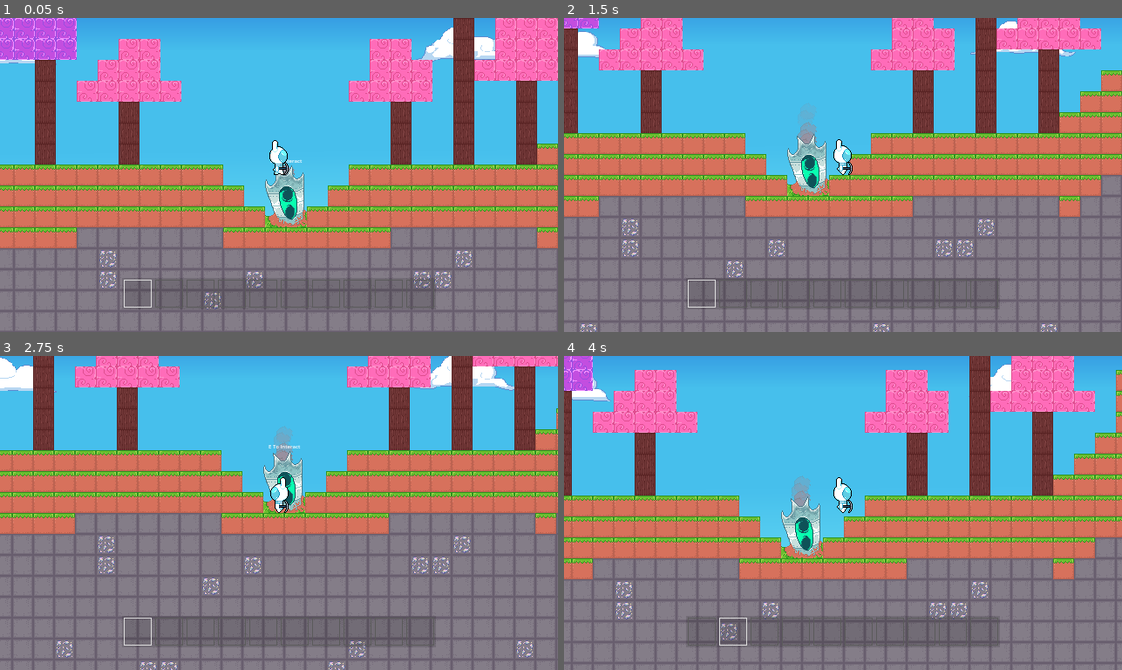
Above: before the commit, frames 1-4 (two rows, left to right).
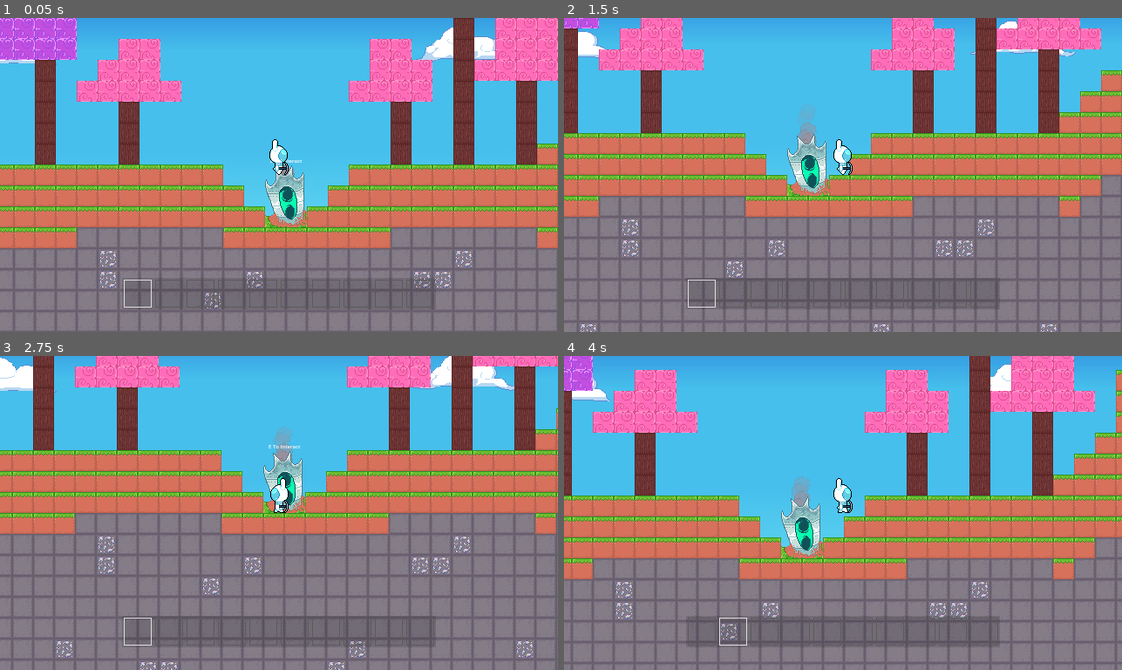
Above: after the commit, the same moments.

Repository: GriffinRio/Game-likeJam10
Game: Godot game, scene res://main.tscn
Same seed, same stepped clock (60 frames per second), same inputs: the game is played once before the commit and once after it.
Inputs (mouse positions are in pixels of both pictures, inside the frame that each line leads up to):
- Up to frame 1 (0.05 s): no input
- Up to frame 2 (1.5 s): move the mouse to (965, 159) at 0.52 s; hold D (Move_Right) from 0.53 s (still down); click (965, 159) at 0.6 s; tap W (Jump) at 0.77 s; move the mouse to (731, 190) at 1.27 s; tap 1 (Direct_Item_Switch) at 1.35 s
- Up to frame 3 (2.75 s): tap W (Jump) at 1.52 s; move the mouse to (334, 443) at 2.02 s; release D (Move_Right) at 2.03 s; hold A (Move_Left) from 2.03 s (still down); hold E (Interact) from 2.03 s (still down)
- Up to frame 4 (4 s): move the mouse to (815, 575) at 2.77 s; release A (Move_Left) at 2.78 s; release E (Interact) at 2.78 s; hold D (Move_Right) from 2.78 s (still down); right-click (815, 575) at 2.85 s; tap W (Jump) at 3.02, 3.77 s; move the mouse to (1010, 560) at 3.52 s; hold Mouse wheel down (Switch_Item_Down) from 3.53 s (still down)

The runs differ from the first frame. In frame 1, less than 0.1% of the frame differs, in the area x 48-52%, y 38-50%; in frame 2, nothing differs; in frame 3, less than 0.1%; in frame 4, less than 0.1%.

Commit message:
Its on baby

Diff:
--- a/gameLikeJam10/Characters/player.tscn
+++ b/gameLikeJam10/Characters/player.tscn
@@ -307,15 +307,13 @@
 [node name="AnimatedSprite2D" type="AnimatedSprite2D" parent="." unique_id=305023575]
 position = Vector2(0, -24)
 sprite_frames = SubResource("SpriteFrames_65n15")
-animation = &"Player_Mine"
+animation = &"Player_Idle"
 autoplay = "Player_Walk"
-frame = 2
 
 [node name="AnimationPlayer" type="AnimationPlayer" parent="." unique_id=1364681831]
 libraries/ = SubResource("AnimationLibrary_p728j")
 
 [node name="AnimationTree" type="AnimationTree" parent="." unique_id=1126929104]
-process_mode = 4
 tree_root = SubResource("AnimationNodeStateMachine_q6x5r")
 advance_expression_base_node = NodePath("..")
 anim_player = NodePath("../AnimationPlayer")
